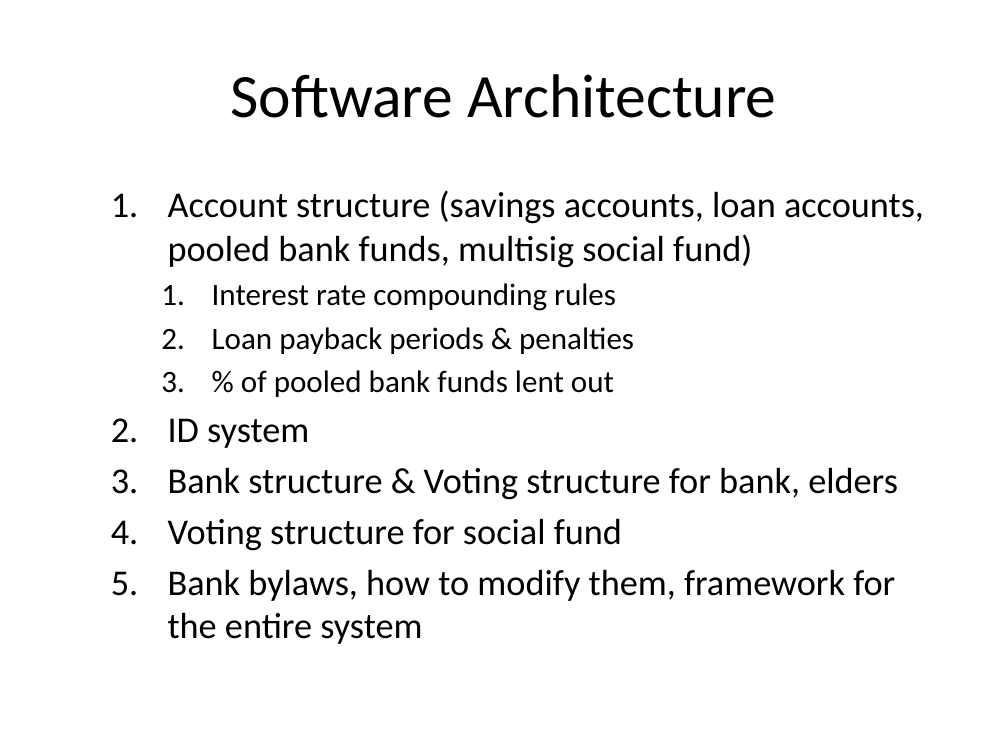
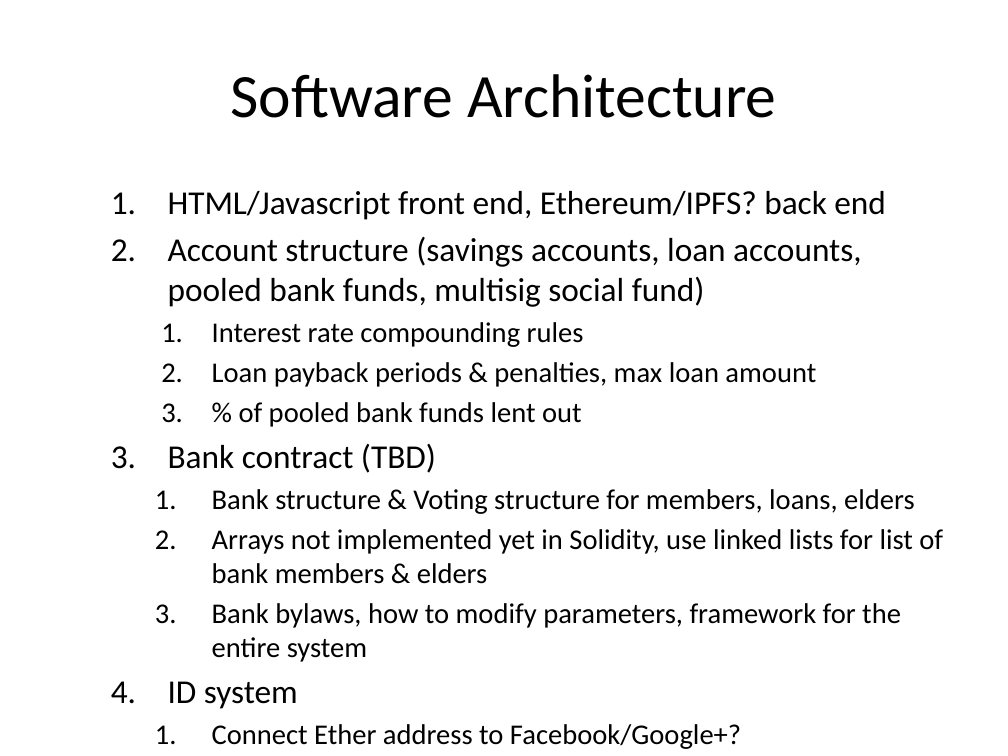
Before and after one commit to huang-pan/village-bank, a slide deck: slide 29 of Village Bank.pptx. Drawn at 1008x756 pixels with LibreOffice and Linux fonts; fonts in the diff are those of the drawing. Boxes give left, top, right and bottom in pixels: in the first picture for what was removed or moved away, otherwise in the second. Text is boxed around its words. In the diff, an @@ line names an element or a change of style, - is before the commit and + after.

```diff
--- a/Village Bank.pptx
+++ b/Village Bank.pptx
@@ text at <box>168,191,886,220</box>: paragraph added @@
+  1. HTML/Javascript front end, Ethereum/IPFS? back end
@@ text at <box>168,237,861,427</box>: size 25.9 to 23.8 pt in "Account structure (savings accounts, loan accounts, pooled ...", "ID system"; size 22.2 to 20.4 pt in "Interest rate compounding rules", "% of pooled bank funds lent out" @@
@@ text at <box>212,362,816,387</box>: text changed; size 22.2 to 20.4 pt @@
-    2. Loan payback periods & penalties
+    2. Loan payback periods & penalties, max loan amount
@@ text at <box>168,444,943,662</box>: paragraphs added @@
+  3. Bank contract (TBD)
+    1. Bank structure & Voting structure for members, loans, elders
+    2. Arrays not implemented yet in Solidity, use linked lists for list of bank members & elders
+    3. Bank bylaws, how to modify parameters, framework for the entire system
@@ text at <box>168,467,898,644</box>: text changed; size 25.9 to 20.4 pt @@
-  3. Bank structure & Voting structure for bank, elders
-  4. Voting structure for social fund
-  5. Bank bylaws, how to modify them, framework for the entire system
+    1. Connect Ether address to Facebook/Google+?
```
Also in this commit, not shown: 4 other slides changed.
